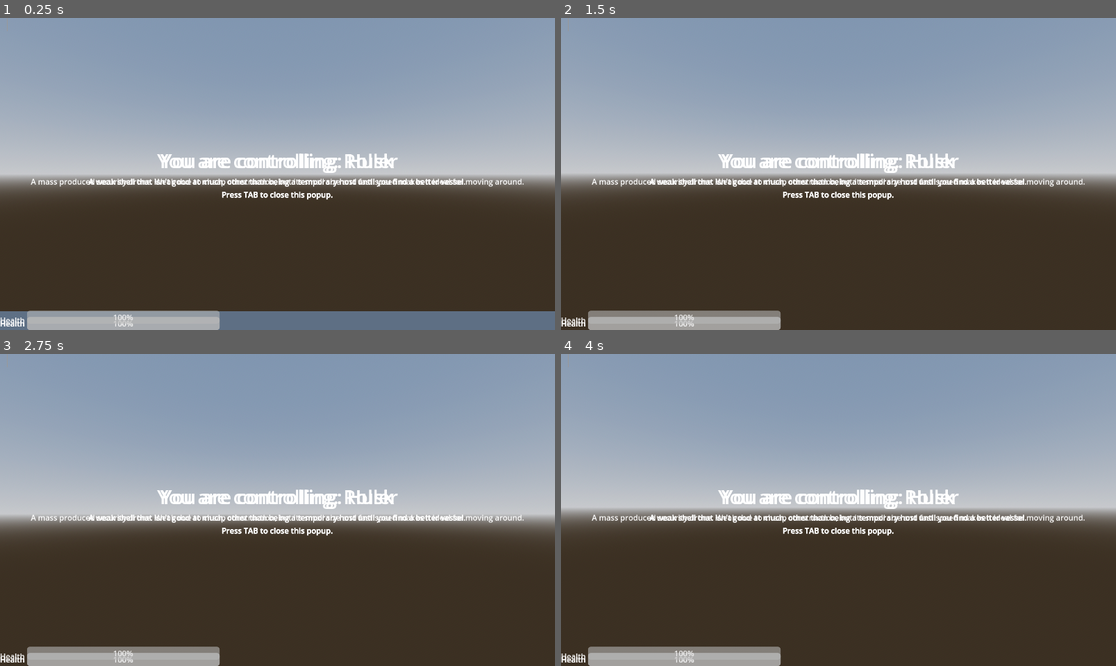
Above: before the commit, frames 1-4 (two rows, left to right).
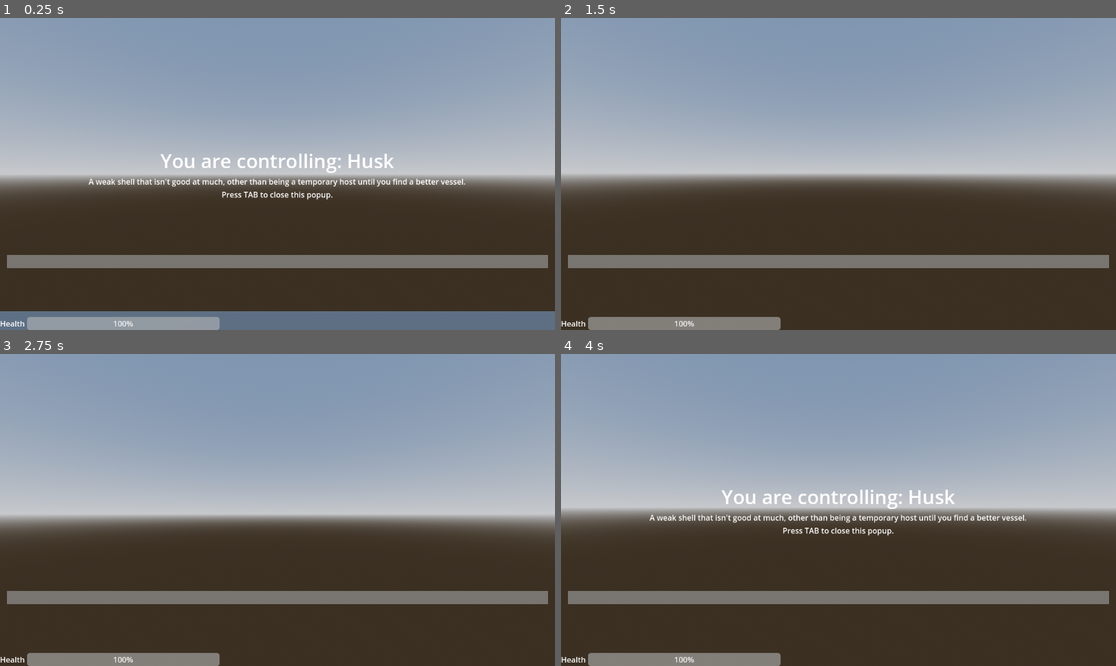
Above: after the commit, the same moments.

Repository: city-high-rider/soulswap
Game: Godot game, scene res://test_level.tscn
Two runs of this game, one before a commit and one after it. Both use one fixed random seed, a clock stepped at 60 frames per second and the inputs below. The project has no main scene, so this scene is started directly.
Inputs (mouse positions are in pixels of both pictures, inside the frame that each line leads up to):
- Up to frame 1 (0.25 s): no input
- Up to frame 2 (1.5 s): tap Enter at 0.5 s; move the mouse to (866, 174) at 0.52 s; hold W (forward) from 0.53 s (still down); tap F (possess) at 0.6 s; tap Space at 1.25 s; move the mouse to (810, 174) at 1.27 s; tap Tab (toggle_info) at 1.35 s
- Up to frame 3 (2.75 s): keep holding W (forward); tap Enter at 2 s; move the mouse to (288, 503) at 2.02 s; tap F (possess) at 2.1 s
- Up to frame 4 (4 s): keep holding W (forward); tap Space at 2.75 s; move the mouse to (832, 516) at 2.77 s; tap Tab (toggle_info) at 2.85 s; tap Enter at 3.5 s; move the mouse to (877, 513) at 3.52 s; tap F (possess) at 3.6 s

The runs differ from the first frame. In frame 1, 7.4% of the frame differs, in the area x 0-99%, y 0-99%; in frame 2, 9.0%, in the area x 0-99%, y 0-100%; in frame 3, 8.9%; in frame 4, 8.1%.
Error before the commit: Cannot call method 'show' on a null value. (res://components/possessable_body.gd:26)

Commit message:
make bodies need specifically player UI

Diff:
--- a/components/UI/player_ui.tscn
+++ b/components/UI/player_ui.tscn
@@ -14,10 +14,9 @@
 body_info = NodePath("")
 
 [node name="TextBox" parent="." instance=ExtResource("2_3lk86")]
-layout_mode = 0
-anchors_preset = 0
-anchor_top = 0.0
-anchor_right = 0.0
-anchor_bottom = 0.0
-grow_horizontal = 1
-grow_vertical = 1
+layout_mode = 1
+anchors_preset = 14
+anchor_top = 0.5
+anchor_bottom = 0.5
+offset_top = 168.0
+offset_bottom = 196.0
--- a/components/possessable_body.gd
+++ b/components/possessable_body.gd
@@ -17,7 +17,7 @@
 @export var state_machine : StateMachine
 
 # What's the UI node? We hide this when the body is not being used by a player.
-@export var UI : Control
+@export var UI : PlayerUI
 
 func _ready() -> void:
 	ghost.emitted_output.connect(_on_ghost_emitted_output)
--- /dev/null
+++ b/interactive/popup_area.gd
@@ -0,0 +1,11 @@
+extends Area3D
+class_name PopupArea
+
+# This class is an area that will show text when you walk through it.
+
+# what text message do we want to show?
+@export_multiline var message : String = ""
+
+func _on_body_entered(body):
+	if body is Shell:
+		body.UI.popup_text.set_text(message)
--- /dev/null
+++ b/interactive/popup_area.tscn
@@ -0,0 +1,13 @@
+[gd_scene load_steps=3 format=3 uid="uid://cht1nvmsvv4nx"]
+
+[ext_resource type="Script" path="res://interactive/popup_area.gd" id="1_dx7ti"]
+
+[sub_resource type="BoxShape3D" id="BoxShape3D_v7nu5"]
+
+[node name="PopupArea" type="Area3D"]
+script = ExtResource("1_dx7ti")
+
+[node name="CollisionShape3D" type="CollisionShape3D" parent="."]
+shape = SubResource("BoxShape3D_v7nu5")
+
+[connection signal="body_entered" from="." to="." method="_on_body_entered"]
--- a/player/player_body.tscn
+++ b/player/player_body.tscn
@@ -22,7 +22,7 @@
 head = NodePath("head")
 ghost = NodePath("")
 state_machine = NodePath("StateMachine")
-UI = NodePath("")
+UI = NodePath("PlayerUI")
 
 [node name="Hitbox" type="CollisionShape3D" parent="." node_paths=PackedStringArray("health_component")]
 shape = SubResource("CapsuleShape3D_ng65v")
@@ -49,7 +49,8 @@
 script = ExtResource("7_g40tn")
 idle_state = NodePath("../idle")
 
-[node name="PlayerUI" parent="." instance=ExtResource("8_sm05t")]
+[node name="PlayerUI" parent="." node_paths=PackedStringArray("body_info") instance=ExtResource("8_sm05t")]
+body_info = NodePath("BodyInformation")
 
 [node name="HealthBar" parent="PlayerUI" node_paths=PackedStringArray("health") instance=ExtResource("8_b0uty")]
 layout_mode = 1
--- a/roller_body.tscn
+++ b/roller_body.tscn
@@ -19,7 +19,7 @@
 health = NodePath("HealthComponent")
 head = NodePath("Camera3D")
 state_machine = NodePath("StateMachine")
-UI = NodePath("")
+UI = NodePath("PlayerUI")
 
 [node name="Hitbox" type="CollisionShape3D" parent="." node_paths=PackedStringArray("health_component")]
 shape = SubResource("SphereShape3D_82ide")
--- a/test_level.tscn
+++ b/test_level.tscn
@@ -1,9 +1,10 @@
-[gd_scene load_steps=8 format=3 uid="uid://cuna3v5lattg1"]
+[gd_scene load_steps=9 format=3 uid="uid://cuna3v5lattg1"]
 
 [ext_resource type="PackedScene" uid="uid://bb3ty1kswqumk" path="res://player/player_body.tscn" id="1_0ans4"]
 [ext_resource type="PackedScene" uid="uid://danr4y7gq7sch" path="res://player_ghost.tscn" id="2_6lav1"]
 [ext_resource type="PackedScene" uid="uid://4pb4cmdkvqam" path="res://dummy_ghost.tscn" id="3_33ie2"]
 [ext_resource type="PackedScene" uid="uid://djmr5rbqoq33n" path="res://roller_body.tscn" id="4_kohc7"]
+[ext_resource type="PackedScene" uid="uid://cht1nvmsvv4nx" path="res://interactive/popup_area.tscn" id="5_rnba8"]
 
 [sub_resource type="ProceduralSkyMaterial" id="ProceduralSkyMaterial_obdej"]
 sky_horizon_color = Color(0.64625, 0.65575, 0.67075, 1)
@@ -54,3 +55,7 @@
 ghost = NodePath("DummyGhost")
 
 [node name="DummyGhost" parent="CharacterBody3D" instance=ExtResource("3_33ie2")]
+
+[node name="PopupArea" parent="." instance=ExtResource("5_rnba8")]
+transform = Transform3D(1, 0, 0, 0, 1, 0, 0, 0, 1, 3.32988, 0.611001, -2.48519)
+message = "I'm a popup!"
